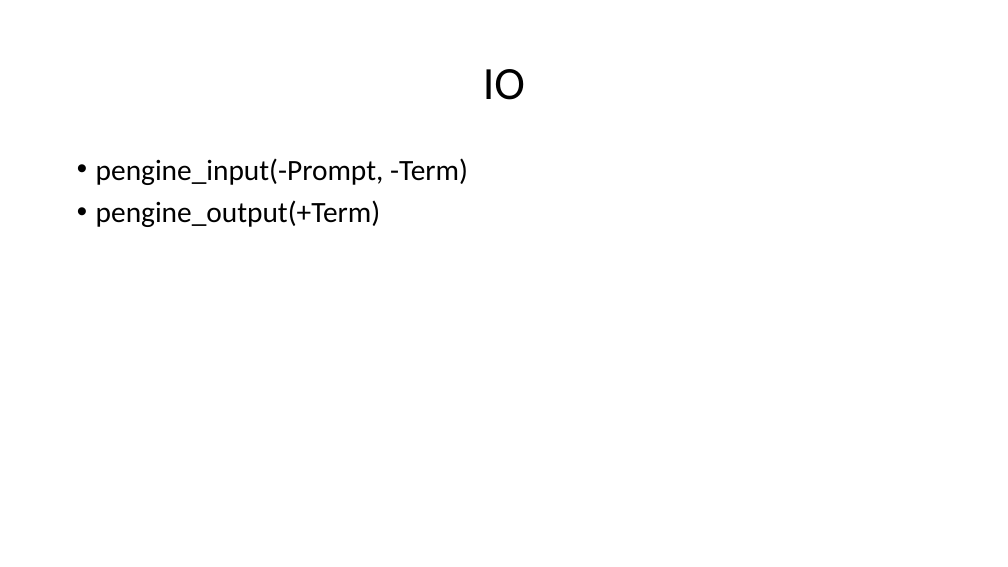
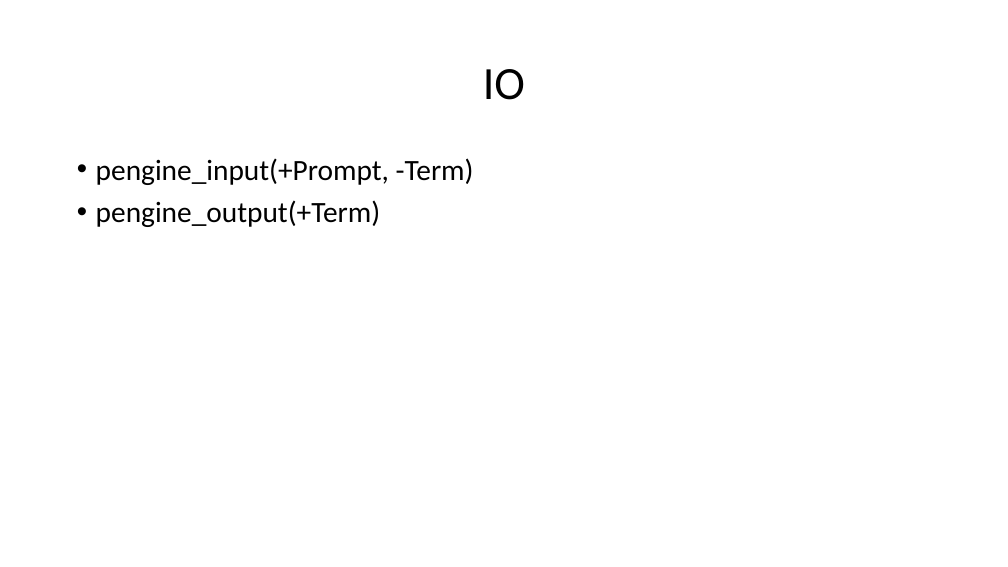
Before and after one commit to Anniepoo/strangeloop2014, a slide deck: slide 24 of Strangeloop2014.pptx (slide 23 before the commit). Drawn at 1008x567 pixels with LibreOffice and Linux fonts; fonts in the diff are those of the drawing. Boxes give left, top, right and bottom in pixels: in the first picture for what was removed or moved away, otherwise in the second. Text is boxed around its words. In the diff, an @@ line names an element or a change of style, - is before the commit and + after.

```diff
--- a/Strangeloop2014.pptx
+++ b/Strangeloop2014.pptx
@@ text at [96, 158, 474, 185]: text changed @@
-• pengine_input(-Prompt, -Term)
+• pengine_input(+Prompt, -Term)
```
Also in this commit, not shown: 1 slide added.
